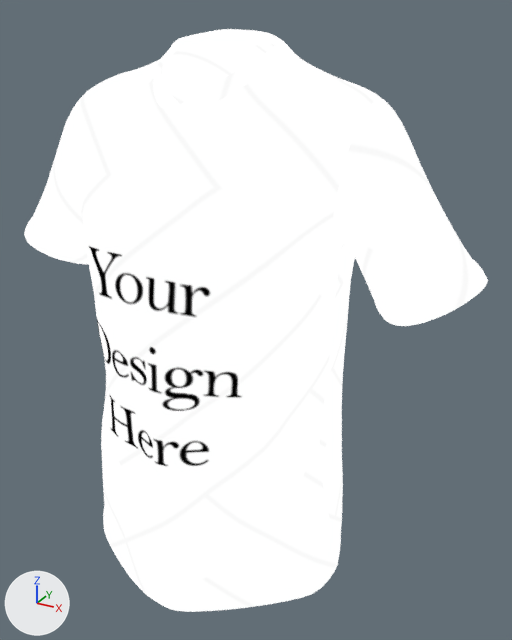
One commit to the glTF model src/assets/models/Fashion Wear/T-shirt/t s1.glb: the scene before it, then after it.
One viewpoint serves both versions: a 50 mm camera at (0.47, -0.766, 0.741) aimed at (0.045, 0.006, 0.355). Every picture has the same lights, and +X, +Y and +Z are marked at lower left. The picture after the commit comes second. Vertices at exactly the same position are counted once.

Before the edit, the objects in view are built like this:
```python
me_retopoflow_001 = bpy.data.meshes.new('RetopoFlow.001')
me_retopoflow_001.from_pydata(...)  # 7006 vertices, 13771 faces; spans x -0.341..0.335, y -0.197..0.161, z 0.002..0.718
me_retopoflow_001.materials.append(mat_material_001)
ob_t_shirt_procedural_texture = bpy.data.objects.new('T-shirt procedural texture', me_retopoflow_001)
ob_t_shirt_procedural_texture.location = (0.0, 0.0, 0.0)
```
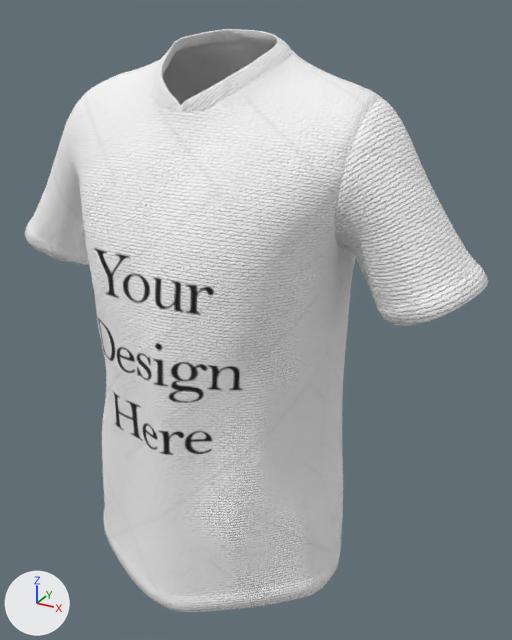
Where the change shows, as pixel boxes (x1, y1, x2, y2) in the pictures (512 x 640 px):
'T-shirt procedural texture', recoloured, surface changed, moved (darker): before (24, 29, 488, 612); after (25, 29, 488, 612)

The change, as a list of edits to the scene's bpy script:
```text
Add img_fabric_60_normal:
    img_fabric_60_normal = load_image('fabric-60_normal', '_unpacked/fabric-60_normal', 1024, 1024, 'Non-Color')
Add img_fabric_60_smooth:
    img_fabric_60_smooth = load_image('fabric-60_smooth', '_unpacked/fabric-60_smooth', 1024, 1024, 'Non-Color')
Add mat_cloth_black:
    mat_cloth_black = bpy.data.materials.new('Cloth Black')
    # uses the picture img_fabric_60_normal
    # uses the picture img_fabric_60_smooth
    # uses the picture img_t_shirt
Change me_retopoflow_001:
    where me_retopoflow_001.from_pydata(...)  # 7006 vertices, 13771 faces; spans x -0.341..0.335, y -0.197..0.161, z 0.002..0.718
    used by ob_t_shirt_procedural_texture; location = (0.0, 0.0, 0.0)
    remove me_retopoflow_001.materials.append(mat_material_001)
    me_retopoflow_001 part 1: texture (UV) coordinates changed
    add me_retopoflow_001.materials.append(mat_cloth_black)
Change ob_t_shirt_procedural_texture:
    ob_t_shirt_procedural_texture.location: (0.0, 0.0, 0.0) -> (0.001, 0.0, 0.0)
```
